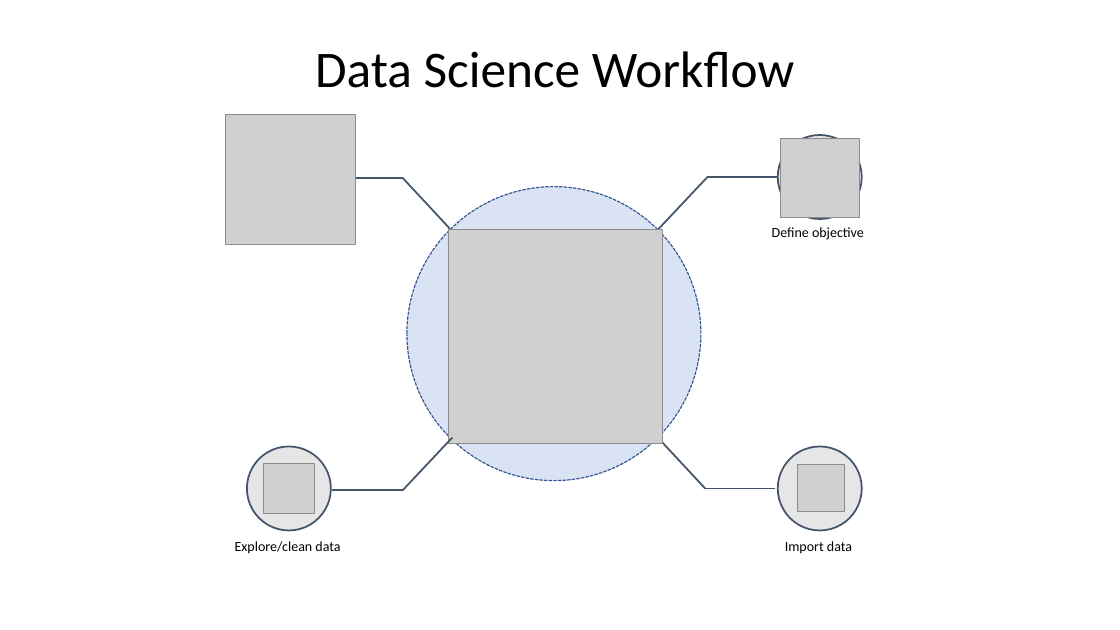
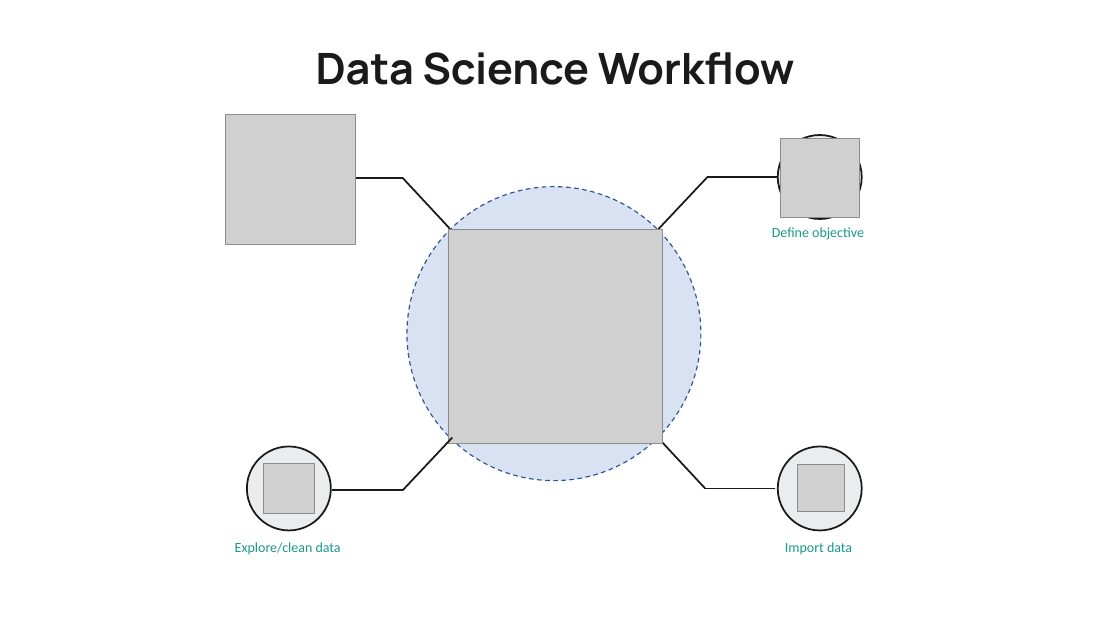
Before and after one commit to AndyGoodwin16/CFBGamesVSWeather, a slide deck: slide 2 of Project 1.pptx (slide 3 before the commit). Drawn at 1120x630 pixels with LibreOffice and Linux fonts; fonts in the diff are those of the drawing; grey boxes stand for pictures. Boxes give left, top, right and bottom in pixels: in the first picture for what was removed or moved away, otherwise in the second. Text is boxed around its words. In the diff, an @@ line names an element or a change of style, - is before the commit and + after.

```diff
--- a/Project 1.pptx
+++ b/Project 1.pptx
@@ title "Data Science Workflow" at [316,52,795,85]: size 44 to 37 pt, font Calibri to Manrope, text colour #000000 to #1A1A1A, bold on @@
@@ line (402, 178) - (333, 178): stroke #44546A 1.5 pt to #1A1A1A 1.5 pt @@
@@ line (450, 229) - (402, 178): stroke #44546A 1.5 pt to #1A1A1A 1.5 pt @@
@@ line (707, 177) - (658, 229): stroke #44546A 1.5 pt to #1A1A1A 1.5 pt @@
@@ line (778, 177) - (707, 177): stroke #44546A 1.5 pt to #1A1A1A 1.5 pt @@
@@ ellipse at [407,187,701,481]: fill #DAE3F3 to #D8E2F3; outline #325491 1 pt dashed to #31538F 1 pt dashed @@
@@ fill #E7E6E6 to #E9EDEE; outline #44546A 1.5 pt to #1A1A1A 1.5 pt in 3 elements at [778,135,862,219], [778,447,862,531], [247,447,331,531] @@
@@ line (452, 438) - (402, 491): stroke #44546A 1.5 pt to #1A1A1A 1.5 pt @@
@@ line (706, 489) - (658, 438): stroke #44546A 1.5 pt to #1A1A1A 1.5 pt @@
@@ line (402, 491) - (333, 491): stroke #44546A 1.5 pt to #1A1A1A 1.5 pt @@
@@ line (776, 489) - (706, 489): stroke #44546A 1.5 pt to #1A1A1A 1.5 pt @@
@@ text colour #000000 to #1A9988 in 3 elements at [772,227,864,240], [785,542,852,554], [235,542,341,554] @@
```
Also in this commit, not shown: 7 other slides changed, 4 slides added, 5 slides removed.
